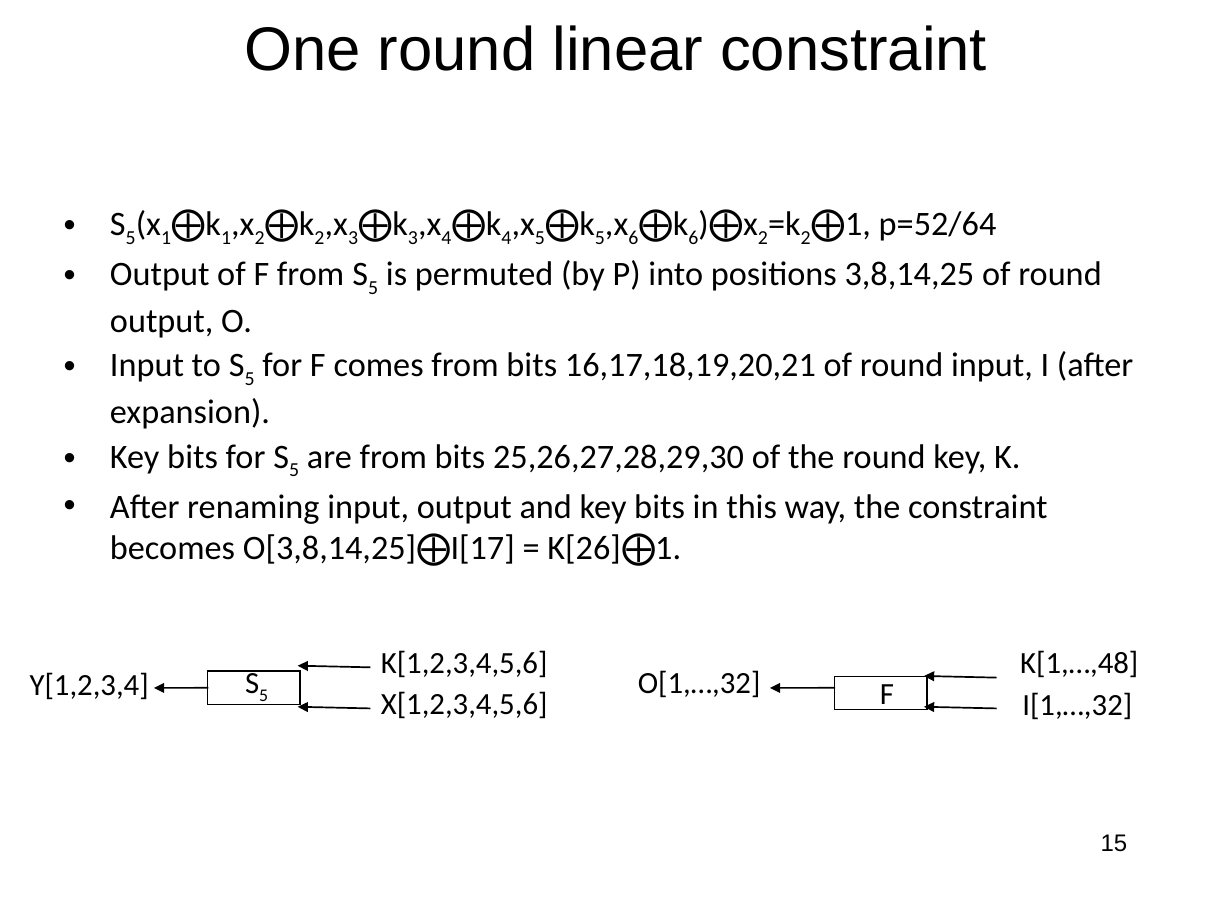
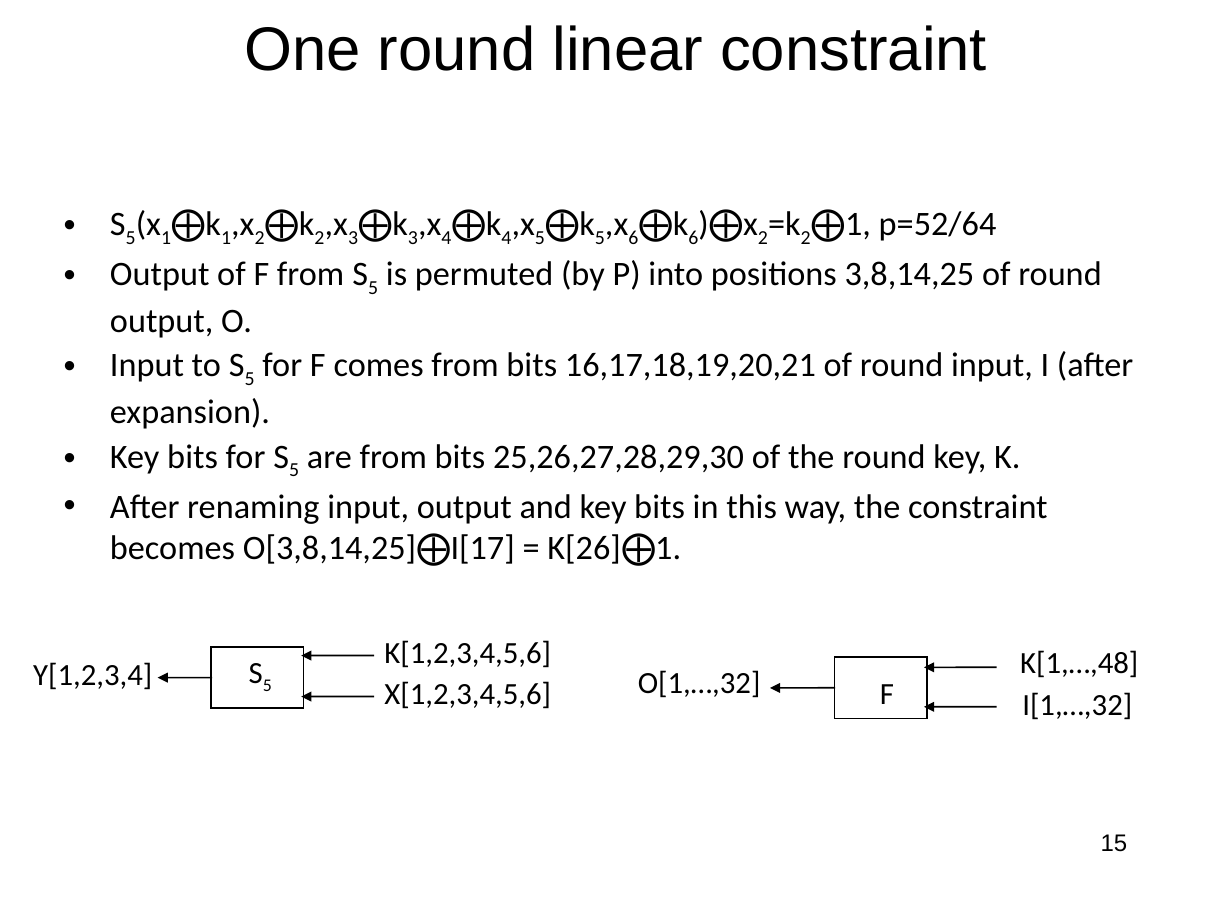
Before and after one commit to jlmucb/class_notes, a slide deck: slide 15 of BerkeleyClass/CS290Spring2013/Lectures/Cryptoclass4.pptx. Drawn at 1232x924 pixels with LibreOffice and Linux fonts; fonts in the diff are those of the drawing. Boxes give left, top, right and bottom in pixels: in the first picture for what was removed or moved away, otherwise in the second. Text is boxed around its words. In the diff, an @@ line names an element or a change of style, - is before the commit and + after.

```diff
--- a/BerkeleyClass/CS290Spring2013/Lectures/Cryptoclass4.pptx
+++ b/BerkeleyClass/CS290Spring2013/Lectures/Cryptoclass4.pptx
@@ rectangle resized from (x1=208, y1=671, x2=301, y2=705) to (x1=211, y1=647, x2=303, y2=708) @@
@@ 4 texts, 3 arrows moved together from (x1=30, y1=650, x2=548, y2=719) to (x1=33, y1=640, x2=551, y2=709) @@
@@ rectangle resized from (x1=834, y1=676, x2=926, y2=710) to (x1=834, y1=657, x2=926, y2=718) @@
@@ arrow moved from (995, 678) - (924, 676) to (995, 668) - (924, 668) @@
```
Also in this commit, not shown: 15 other slides changed, 1 other file.
